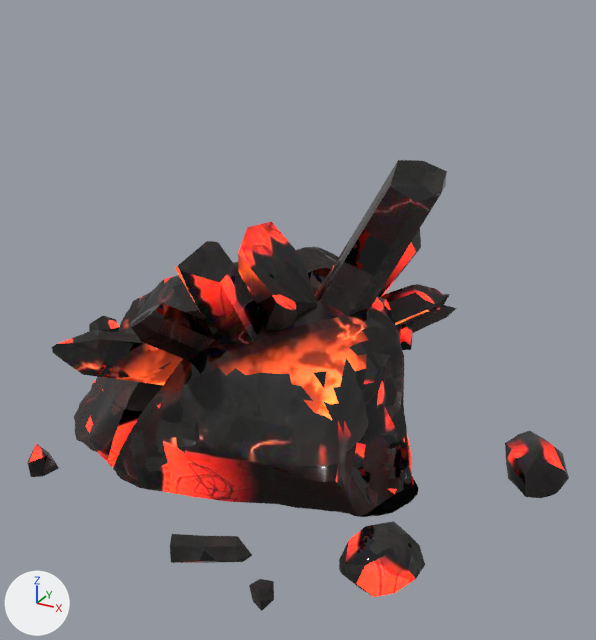
The glTF model render-output/b4-props/b4p_dragon_ore_cluster/b4p_dragon_ore_cluster.glb, before and after one commit.
Camera for both pictures: a 50 mm camera at (1.24, -2.03, 1.43) aimed at (0.14, -0.03, 0.42). Every picture has the same lights, and +X, +Y and +Z are marked at lower left. The older version comes first. Vertices at exactly the same position are counted once.

Before the edit, the objects in view are built like this:
```python
me_b4p_dragon_ore_cluster = bpy.data.meshes.new('b4p_dragon_ore_cluster')
me_b4p_dragon_ore_cluster.from_pydata(...)  # 2883 vertices, 5626 faces; spans x -0.95..0.95, y -0.76..0.76, z 0.0..0.91
me_b4p_dragon_ore_cluster.materials.append(mat_b4p_dragon_ore_cluster_mat)
ob_b4p_dragon_ore_cluster = bpy.data.objects.new('b4p_dragon_ore_cluster', me_b4p_dragon_ore_cluster)
ob_b4p_dragon_ore_cluster.location = (0.0, 0.0, 0.0)
```
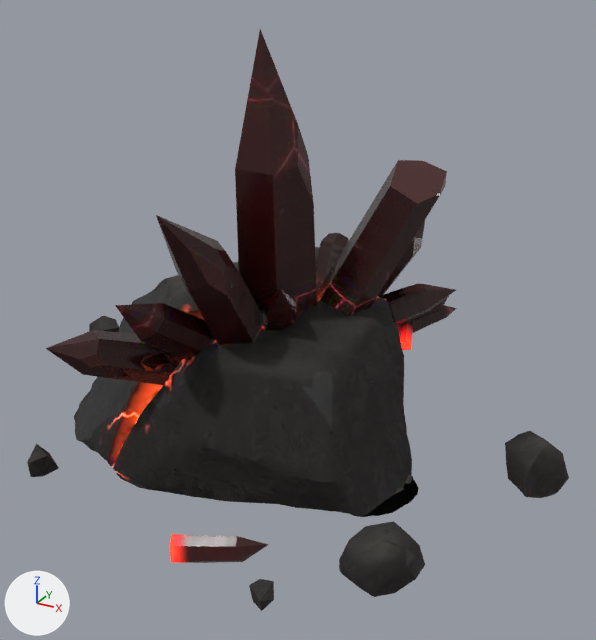
Pixel boxes [x1, y1, x2, y2] of what changed, in the pictures (596 x 640 px; the box of a moved part takes in the faces that stretch with it):
'b4p_dragon_ore_cluster', reshaped (29% taller)
    before: [27, 160, 569, 611]
    after: [27, 29, 569, 611]
part 1 of me_b4p_dragon_ore_cluster, moved or reshaped
    before: [52, 161, 445, 375]
    after: [46, 29, 456, 375]
part 2 of me_b4p_dragon_ore_cluster, built on
    before: [236, 536, 252, 562]
    after: [236, 536, 268, 562]
part 3 of me_b4p_dragon_ore_cluster, surface changed
    both: [27, 160, 569, 601]

The change in detail:
me_b4p_dragon_ore_cluster is used by ob_b4p_dragon_ore_cluster; location (0.0, 0.0, 0.0).
me_b4p_dragon_ore_cluster had 2883 vertices, 5626 faces and spanned x -0.95..0.95, y -0.76..0.76, z 0.0..0.91.
me_b4p_dragon_ore_cluster now has 2861 vertices, 5582 faces and spans x -0.95..0.95, y -0.76..0.76, z 0.0..1.26.
me_b4p_dragon_ore_cluster part 1: 11 vertices moved from x -0.22..0.38, y -0.58..0.38, z 0.31..0.72 to x -0.24..0.38, y -0.58..0.39, z 0.31..0.94; 99 vertices removed from x -0.29..0.51, y -0.61..0.43, z 0.3..0.84; 83 vertices added at x -0.29..0.51, y -0.64..0.44, z 0.31..1.26.
me_b4p_dragon_ore_cluster part 2: 8 vertices removed from x 0.3..0.35, y -0.66..-0.63, z 0.07..0.12; 2 vertices added at x 0.31..0.38, y -0.63..-0.62, z 0.1.
me_b4p_dragon_ore_cluster part 3: 5282 kept faces spanning x -0.95..0.95, y -0.76..0.76, z 0.0..0.94 get new texture (UV) coordinates.
